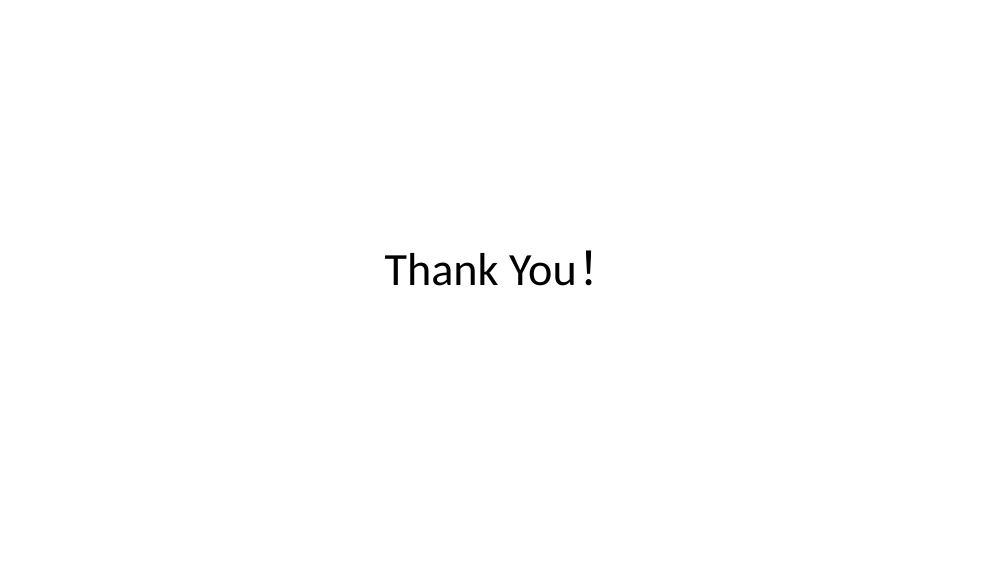
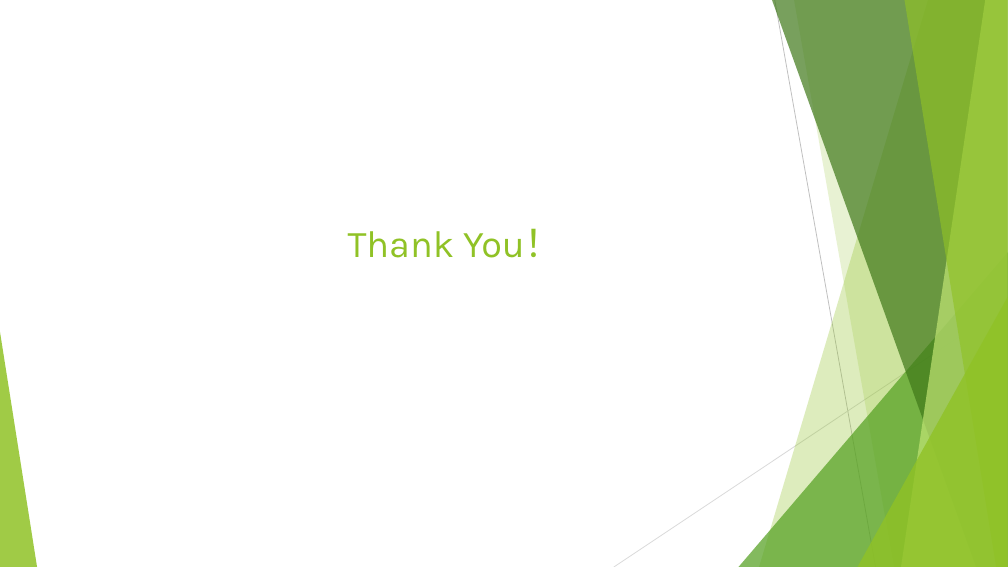
Before and after one commit to youli9056/MyPaper, a slide deck: slide 18 of 开题/大规模数据并行图处理算法与计算平台研究.pptx (slide 17 before the commit). Drawn at 1008x567 pixels with LibreOffice and Linux fonts; fonts in the diff are those of the drawing. Boxes give left, top, right and bottom in pixels: in the first picture for what was removed or moved away, otherwise in the second. Text is boxed around its words. In the diff, an @@ line names an element or a change of style, - is before the commit and + after.

```diff
--- a/开题/大规模数据并行图处理算法与计算平台研究.pptx
+++ b/开题/大规模数据并行图处理算法与计算平台研究.pptx
@@ title "Thank You！": place and size @@
-title "Thank You！" at (385, 250, 623, 286)
+title "Thank You！" at (348, 228, 563, 258)
@@ title "Thank You！" at (348, 228, 563, 258): size 44 to 36 pt, font Calibri to Karla, text colour #000000 to #90C226; line spacing 0.9 to 1; vertical alignment middle to top @@
@@ group added at (0, 0, 1008, 567): 5 freeform shapes, 3 triangles, 2 lines @@
```
Also in this commit, not shown: 16 other slides changed, 1 slide added, 1 other file.
